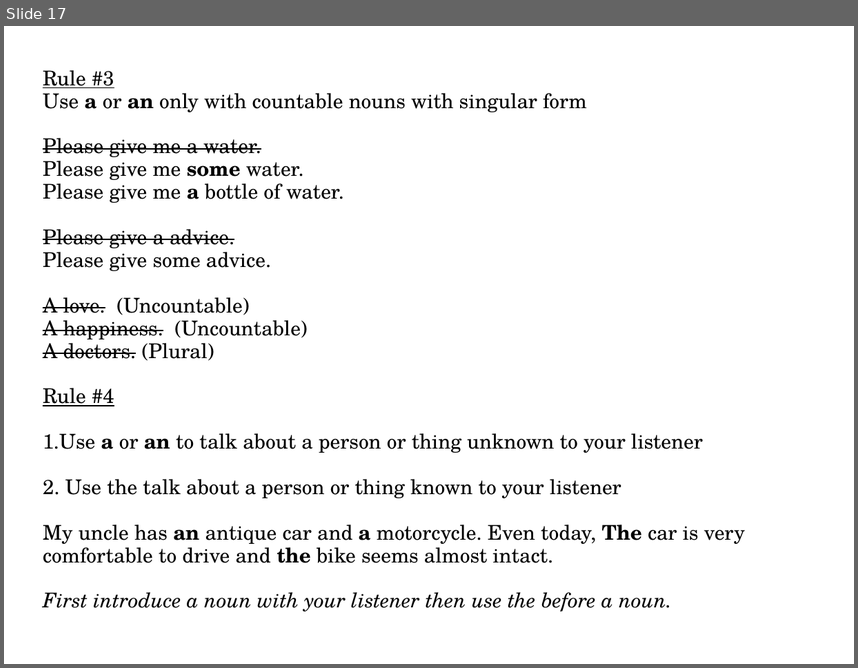
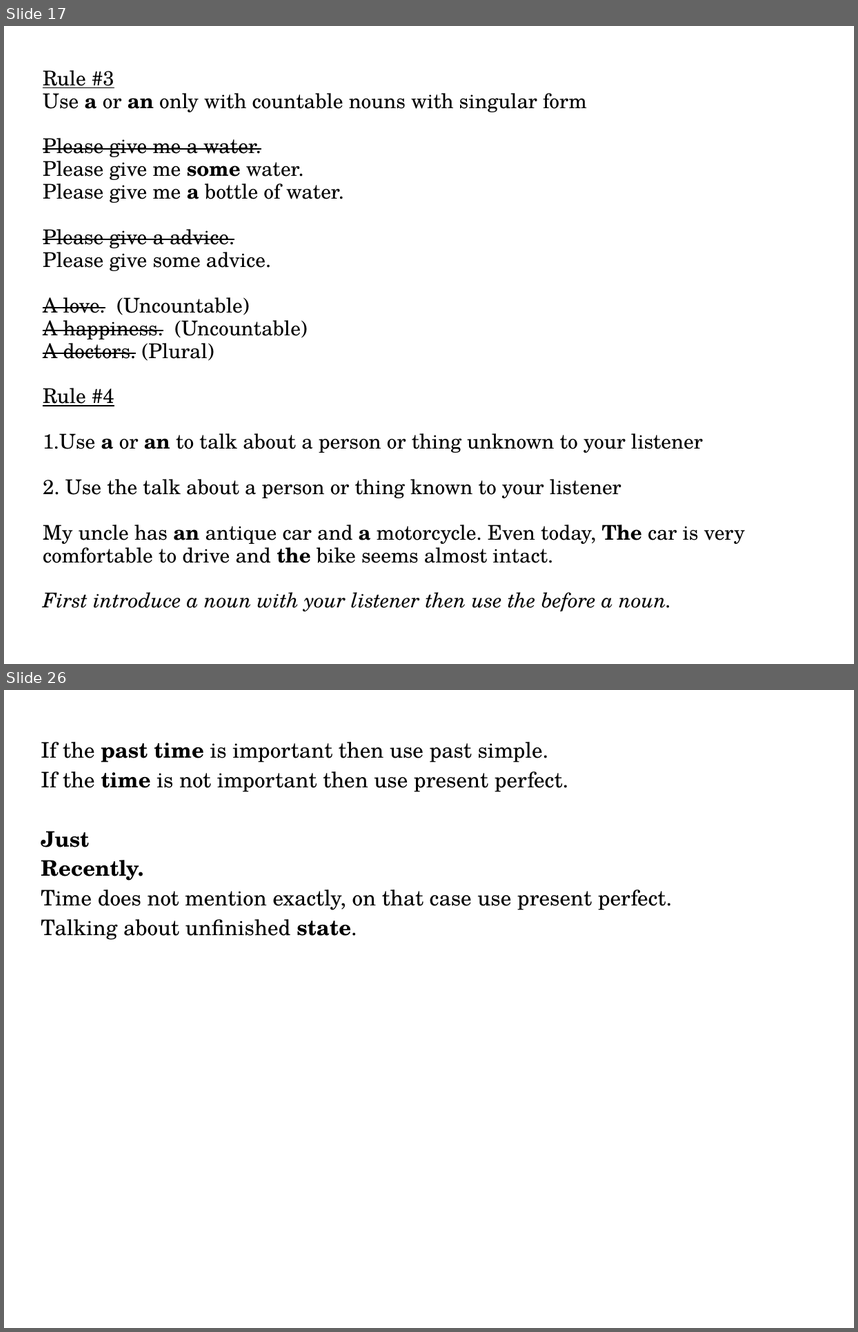
Before and after one commit to ADILp6/IBIT, a slide deck: Sunday_Tuesday_Thursday/Class_6_17_February_2019/Lecture.odp. Shown one above the other, each under a label of ours: slide 17 before the commit, slides 17 and 26 after it; the slides between them are not shown. The pictures are 858x668 and 858x1332 pixels, drawn with LibreOffice and Linux fonts; fonts in the diff are those of the drawing. Boxes give left, top, right and bottom in pixels: in the first picture for what was removed or moved away, otherwise in the second. Text is boxed around its words. In the diff, an @@ line names an element or a change of style, - is before the commit and + after.

```diff
--- a/Sunday_Tuesday_Thursday/Class_6_17_February_2019/Lecture.odp
+++ b/Sunday_Tuesday_Thursday/Class_6_17_February_2019/Lecture.odp
@@ slide 26 added at <box>4,690,854,1328</box>, background #FFFFFF @@
@@ free added at <box>41,706,806,1276</box>, 20 pt, text #000000 @@
+If the past time is important then use past simple.
+If the time is not important then use present perfect.
+Just
+Recently.
+Time does not mention exactly, on that case use present perfect.
+Talking about unfinished state.
```
Also in this commit, not shown: 3 slides changed, 9 other slides added, 3 other files.
